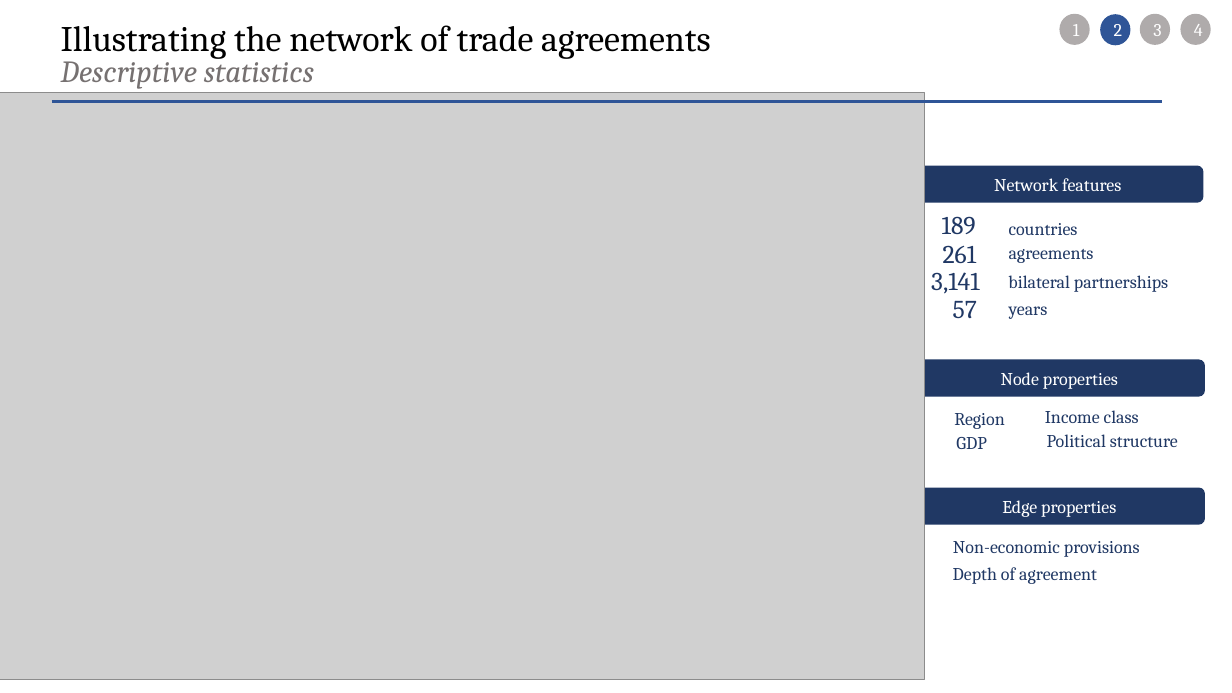
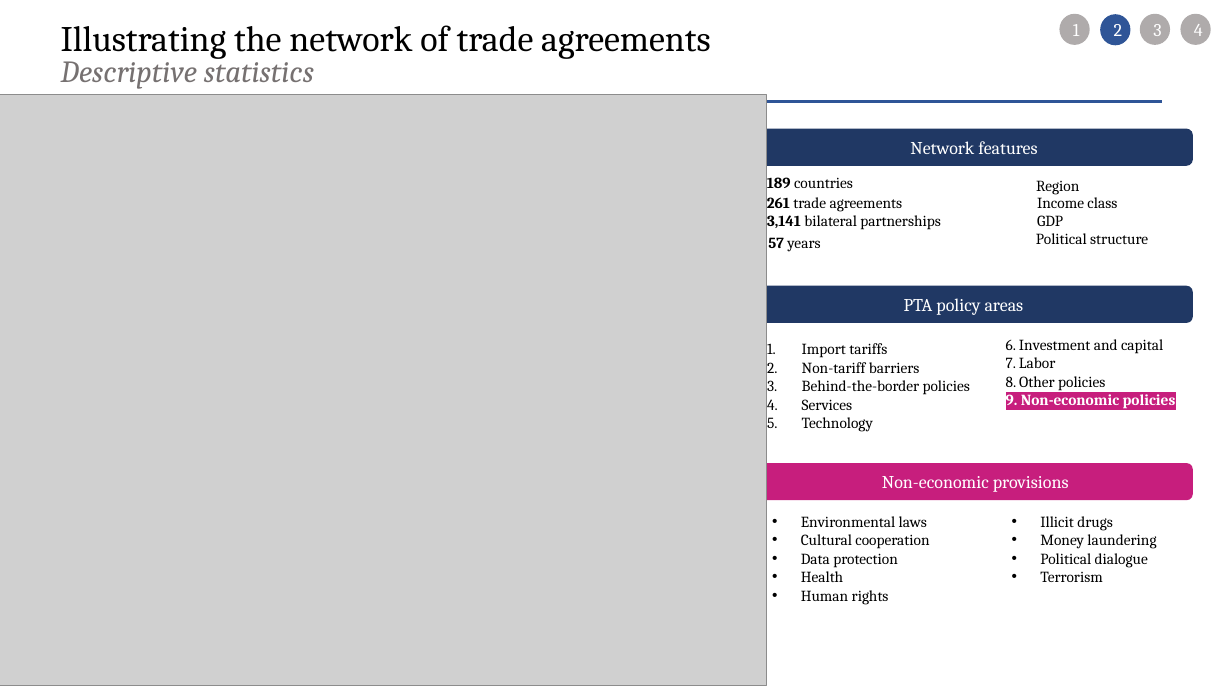
Before and after one commit to janinepdevera/network-analysis-trade-agreements, a slide deck: slide 4 of homophily_trade_agreements.pptx. Drawn at 1232x693 pixels with LibreOffice and Linux fonts; fonts in the diff are those of the drawing; grey boxes stand for pictures. Boxes give left, top, right and bottom in pixels: in the first picture for what was removed or moved away, otherwise in the second. Text is boxed around its words. In the diff, an @@ line names an element or a change of style, - is before the commit and + after.

Commit message:
final presentation

```diff
--- a/homophily_trade_agreements.pptx
+++ b/homophily_trade_agreements.pptx
@@ picture: place and size @@
-picture at <box>0,92,925,680</box>
+picture at <box>0,94,766,686</box>
@@ rounded rectangle "Network features": place and size @@
-rounded rectangle "Network features" at <box>912,165,1203,202</box>
+rounded rectangle "Network features" at <box>760,128,1193,165</box>
@@ text at <box>767,177,853,188</box>: text changed; size 20 to 12 pt; text colour #203864 to #000000 @@
-189
+189 countries
@@ text "Region": place and size @@
-text "Region" at <box>954,413,1005,429</box>
+text "Region" at <box>1036,180,1079,195</box>
@@ text at <box>767,197,903,212</box>: text changed; size 20 to 12 pt; text colour #203864 to #000000 @@
-261
+261 trade agreements
@@ text "GDP": place and size @@
-text "GDP" at <box>956,437,987,449</box>
+text "GDP" at <box>1037,215,1063,226</box>
@@ text "Income class": place and size @@
-text "Income class" at <box>1045,410,1139,423</box>
+text "Income class" at <box>1037,194,1117,208</box>
@@ text at <box>767,215,941,230</box>: text changed; size 20 to 12 pt; text colour #203864 to #000000 @@
-3,141
+3,141 bilateral partnerships
@@ text at <box>768,237,820,252</box>: text changed; size 20 to 12 pt; text colour #203864 to #000000 @@
-57
+57 years
@@ text removed at <box>1009,223,1078,235</box> @@
-countries
@@ size 14 to 12 pt, text colour #203864 to #000000 in 4 elements at <box>1036,180,1079,195</box>, <box>1037,215,1063,226</box>, <box>1037,194,1117,208</box>, <box>1036,233,1148,244</box> @@
@@ text "Political structure": place and size @@
-text "Political structure" at <box>1047,434,1178,447</box>
+text "Political structure" at <box>1036,233,1148,244</box>
@@ text removed at <box>1009,249,1094,263</box> @@
-agreements
@@ rounded rectangle added at <box>758,286,1193,323</box>, fill #203864, 14 pt, text #FFFFFF @@
+PTA policy areas
@@ text removed at <box>1008,275,1168,292</box> @@
-bilateral partnerships
@@ text removed at <box>1009,306,1048,319</box> @@
-years
@@ text added at <box>802,343,970,432</box>, 12 pt, text #000000 @@
+1. Import tariffs
+2. Non-tariff barriers
+3. Behind-the-border policies
+4. Services
+5. Technology
@@ text added at <box>1006,339,1176,409</box>, 12 pt, text #000000 @@
+6. Investment and capital
+7. Labor
+8. Other policies
+9. Non-economic policies
@@ rounded rectangle removed at <box>914,360,1205,396</box> @@
-Node properties
@@ rounded rectangle "Non-economic provisions": place and size @@
-rounded rectangle "Non-economic provisions" at <box>953,541,1140,557</box>
+rounded rectangle "Non-economic provisions" at <box>758,463,1193,500</box>
@@ rounded rectangle "Non-economic provisions" at <box>758,463,1193,500</box>: text colour #203864 to #FFFFFF; alignment left to centre; vertical alignment top to middle; fill none to #C71E7D @@
@@ rounded rectangle removed at <box>914,488,1205,525</box> @@
-Edge properties
@@ text added at <box>801,516,929,605</box>, 12 pt, text #000000 @@
+• Environmental laws
+• Cultural cooperation
+• Data protection
+• Health
+• Human rights
@@ text added at <box>1040,516,1156,582</box>, 12 pt, text #000000 @@
+• Illicit drugs
+• Money laundering
+• Political dialogue
+• Terrorism
@@ text removed at <box>953,567,1097,584</box> @@
-Depth of agreement
```
Also in this commit, not shown: 2 other slides changed, 1 other file.
